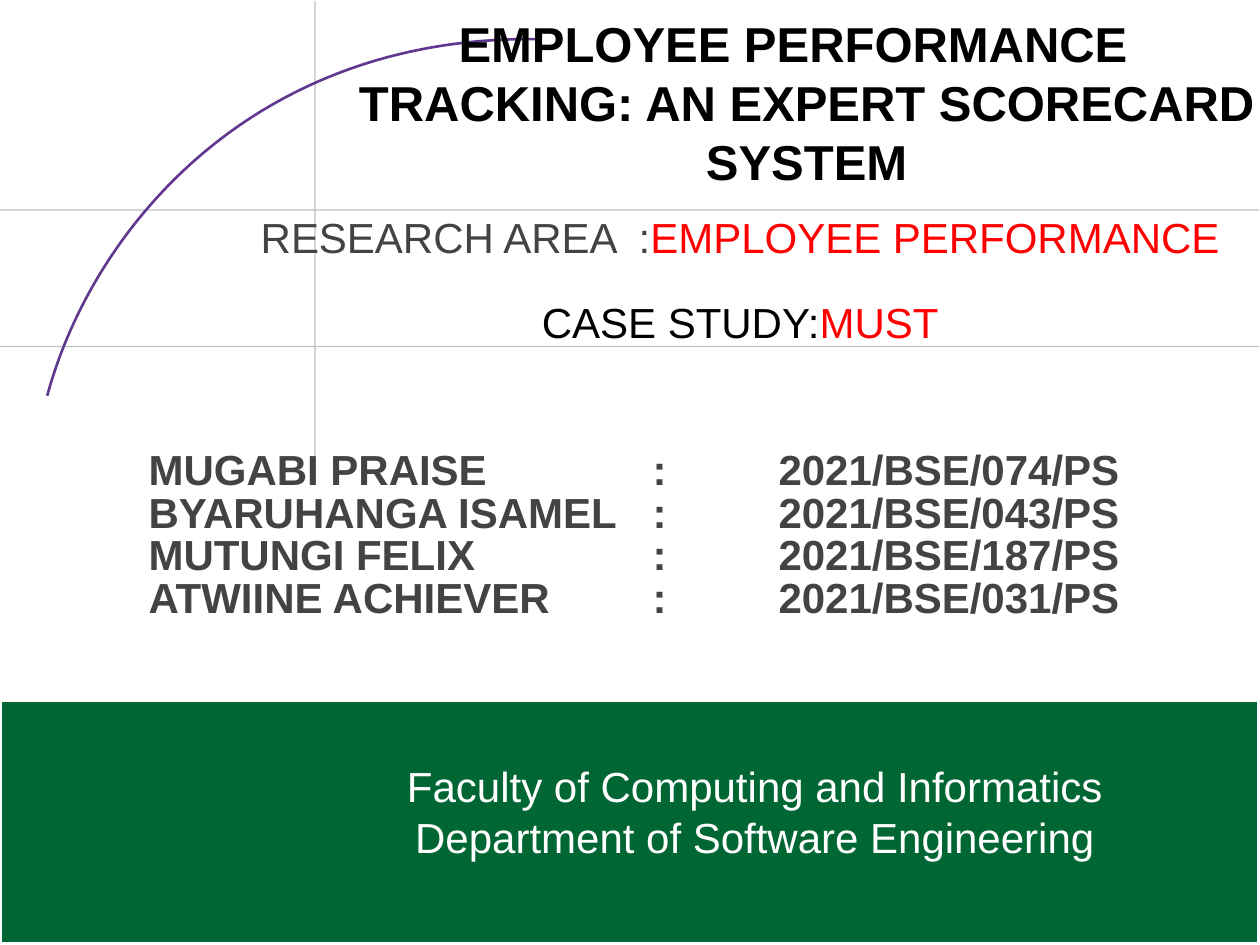
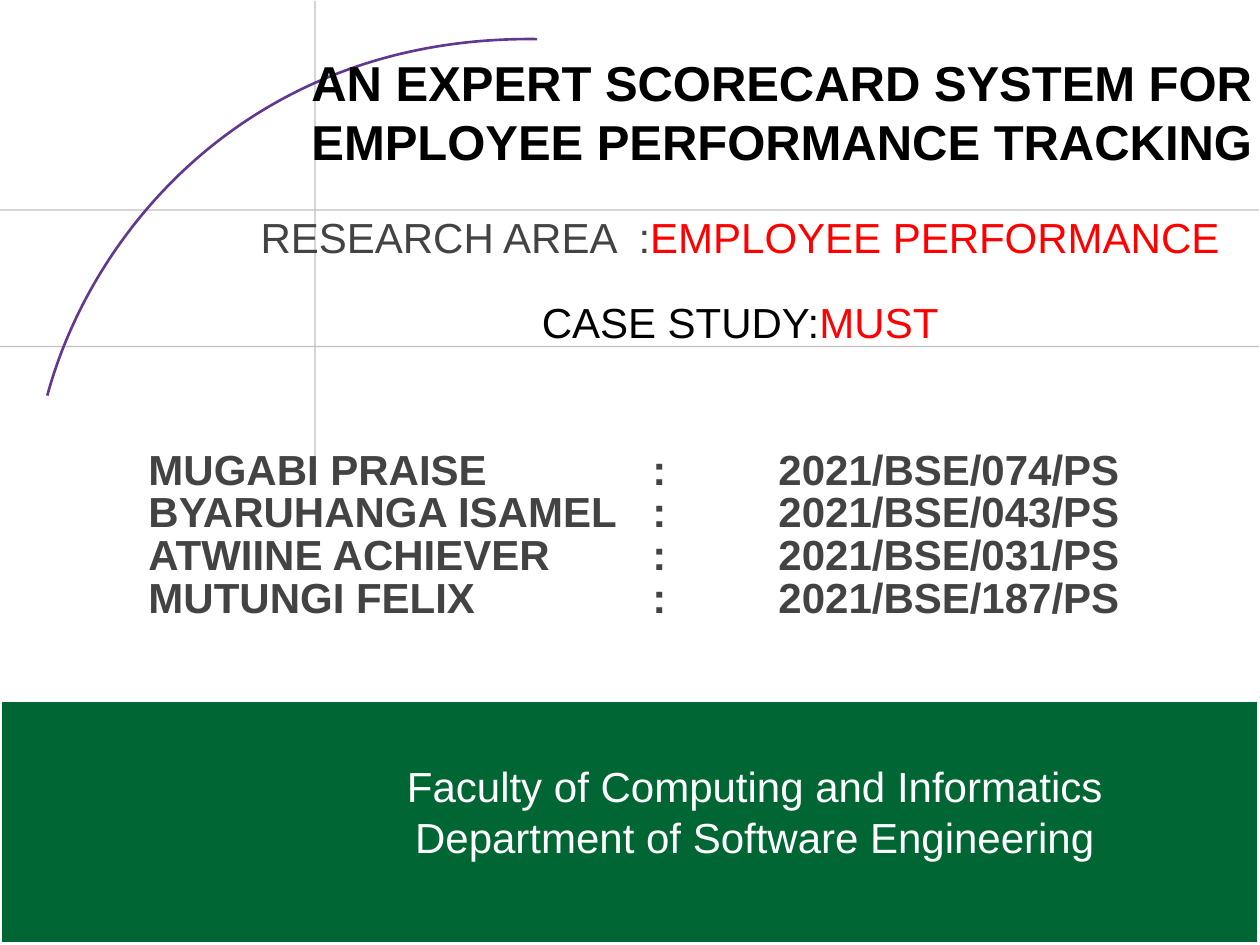
Before and after one commit to ISAMEL-B/EMPLOYEE-TRACKING-SYSTEM, a slide deck: slide 1 of group 7.pptx. Drawn at 1260x945 pixels with LibreOffice and Linux fonts; fonts in the diff are those of the drawing; background and template pictures are left out. Boxes give left, top, right and bottom in pixels: in the first picture for what was removed or moved away, otherwise in the second. Text is boxed around its words. In the diff, an @@ line names an element or a change of style, - is before the commit and + after.

```diff
--- a/group 7.pptx
+++ b/group 7.pptx
@@ text at bbox=[311, 62, 1252, 170]: text changed @@
-EMPLOYEE PERFORMANCE TRACKING: AN EXPERT SCORECARD SYSTEM
+AN EXPERT SCORECARD SYSTEM FOR
+EMPLOYEE PERFORMANCE TRACKING
@@ text at bbox=[778, 539, 1119, 571]: paragraph added @@
+ATWIINE ACHIEVER : 2021/BSE/031/PS
@@ text at bbox=[779, 582, 1120, 614]: paragraph removed @@
-ATWIINE ACHIEVER : 2021/BSE/031/PS
```
Also in this commit, not shown: 6 other slides changed.
